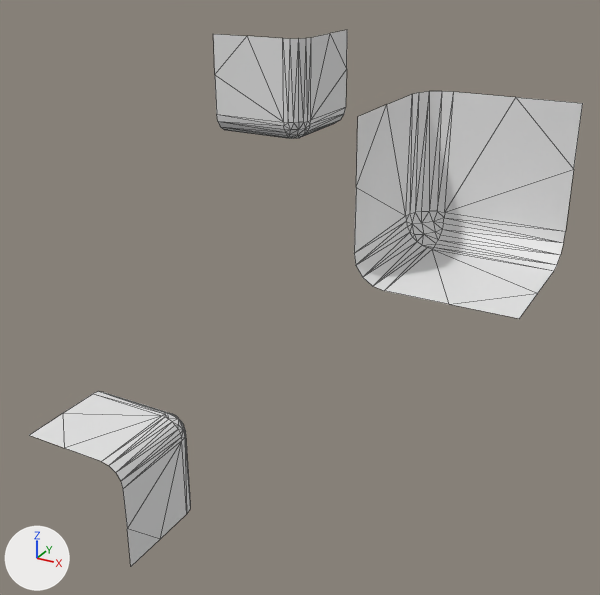
One commit to the OBJ model workshops/w6_polygonization/data/bmc/bmc_tiles/t_148.obj: the scene before it, then after it.
Rendered twice from a 50 mm camera at (0.734, -1.545, 0.732) aimed at (-0.086, -0.054, -0.013). The axes (+X, +Y, +Z) are drawn at lower left. The lights are the same throughout. Mesh edges are drawn as thin lines. Where no turn or scale is listed for an object, it has been applied to the vertices.

Names of what the first picture shows: 't_148'.
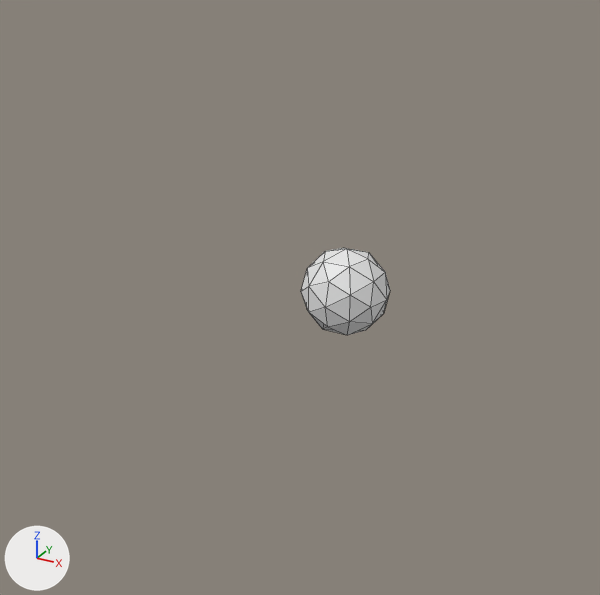
Boxes [x1, y1, x2, y2] around the edits, measured in the pictures (600 x 595 px):
't_148', reshaped (84% narrower, 84% shorter)
    before: [30, 30, 583, 566]
    after: [301, 248, 390, 335]
part 1 of me_t_148, added
    after: [301, 248, 390, 335]
part 2 of me_t_148, deleted
    before: [354, 91, 583, 319]
part 3 of me_t_148, deleted
    before: [213, 30, 347, 139]
part 4 of me_t_148, deleted
    before: [30, 391, 190, 566]

The change, as a diff of the scene's bpy script:
```diff
--- a/workshops/w6_polygonization/data/bmc/bmc_tiles/t_148.obj.py
+++ b/workshops/w6_polygonization/data/bmc/bmc_tiles/t_148.obj.py
@@ me_t_148 @@
 me_t_148.from_pydata(...)  # 156 vertices, 234 faces; spans x -0.5..0.5, y -0.5..0.5, z -0.5..0.5
 # used by ob_t_148; location = (0.0, 0.0, 0.0)
+# me_t_148 part 1: a new loose piece, an icosphere of 80 faces spanning x -0.1..0.1, y -0.1..0.1, z -0.1..0.1
+# me_t_148 part 2: the loose piece of 52 vertices spanning x 0.25..0.5, y -0.5..-0.25, z 0.25..0.5 is deleted
+# me_t_148 part 3: the loose piece of 52 vertices spanning x -0.5..-0.25, y 0.25..0.5, z 0.25..0.5 is deleted
+# me_t_148 part 4: the loose piece of 52 vertices spanning x -0.5..-0.25, y -0.5..-0.25, z -0.5..-0.25 is deleted
```
